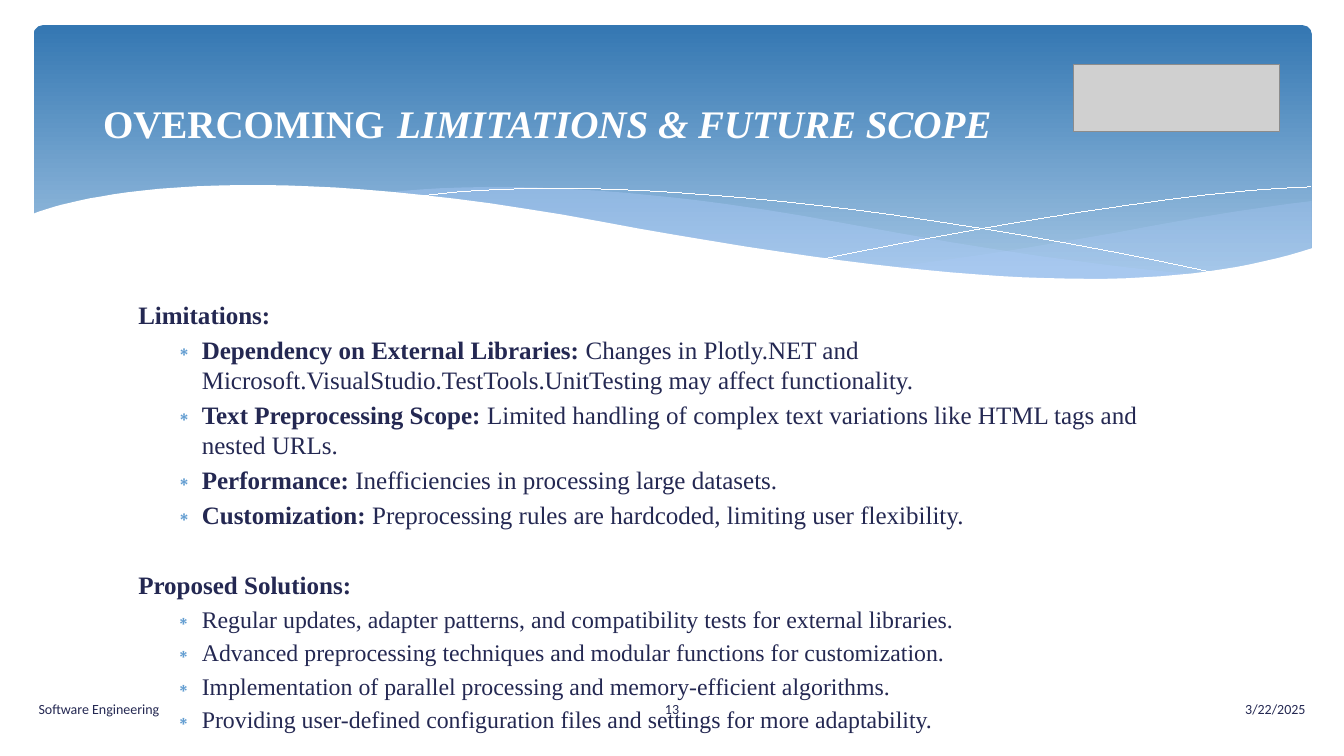
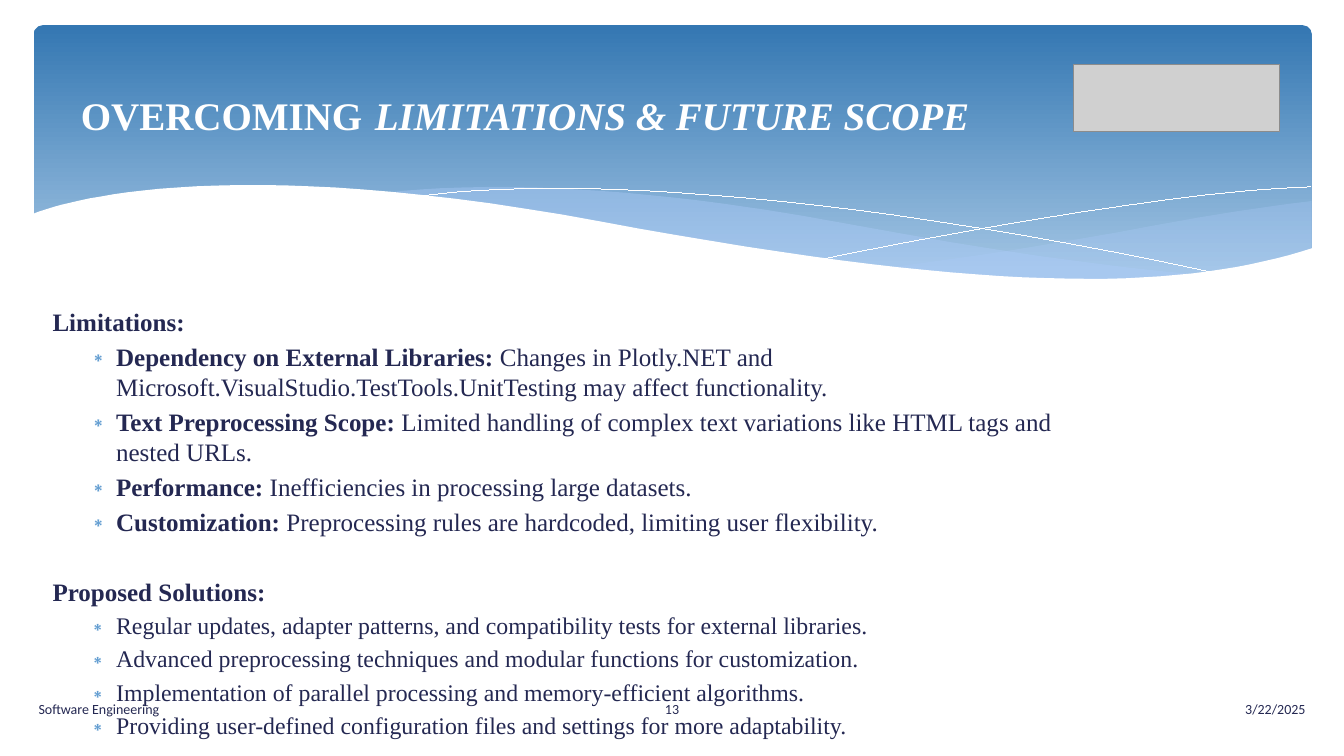
Before and after one commit to senthilmasters2024/Tech_Tweakers, a slide deck: slide 13 of SemanticAnalysisTextualData/SemanticAnalysisTextualData/Documentation/SemanticAnalysisTextualData.pptx. Drawn at 1344x756 pixels with LibreOffice and Linux fonts; fonts in the diff are those of the drawing; grey boxes stand for pictures. Boxes give left, top, right and bottom in pixels: in the first picture for what was removed or moved away, otherwise in the second. Text is boxed around its words. In the diff, an @@ line names an element or a change of style, - is before the commit and + after.

```diff
--- a/SemanticAnalysisTextualData/SemanticAnalysisTextualData/Documentation/SemanticAnalysisTextualData.pptx
+++ b/SemanticAnalysisTextualData/SemanticAnalysisTextualData/Documentation/SemanticAnalysisTextualData.pptx
@@ title "OVERCOMING LIMITATIONS & FUTURE SCOPE": place and size @@
-title "OVERCOMING LIMITATIONS & FUTURE SCOPE" at <box>103,112,992,139</box>
+title "OVERCOMING LIMITATIONS & FUTURE SCOPE" at <box>81,104,970,131</box>
@@ text "Limitations:": place and size @@
-text "Limitations:" at <box>138,306,1137,733</box>
+text "Limitations:" at <box>53,313,1051,739</box>
```
Also in this commit, not shown: 13 other slides changed, 3 other files.
